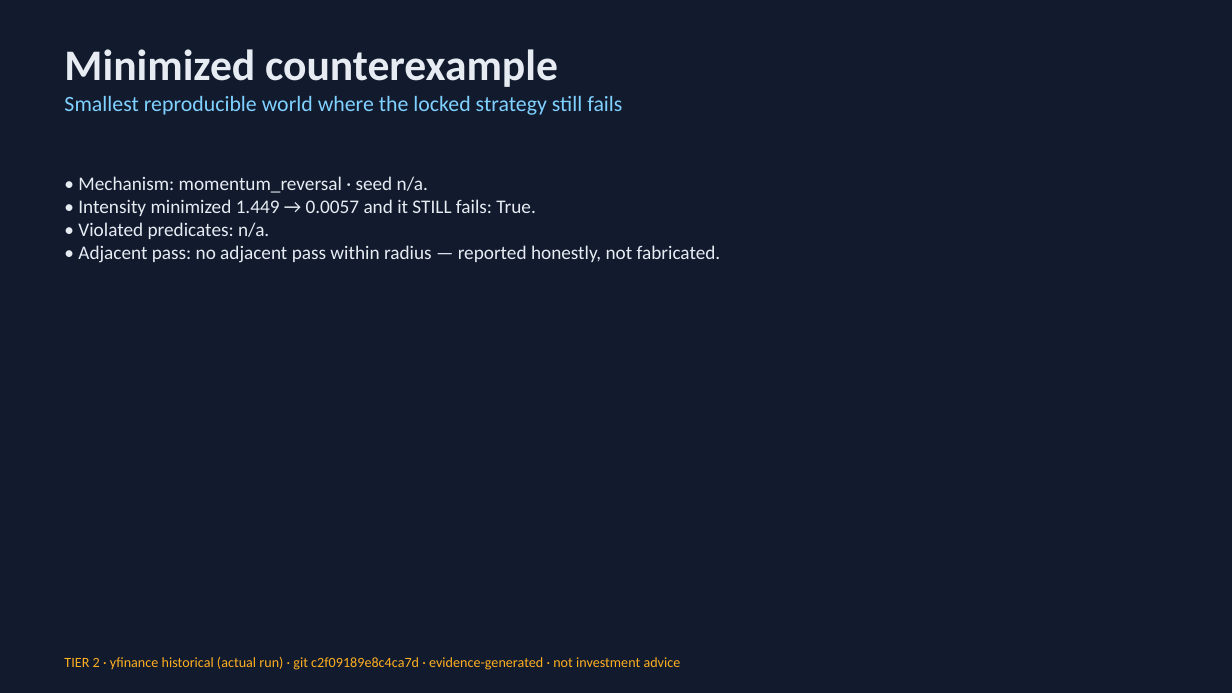
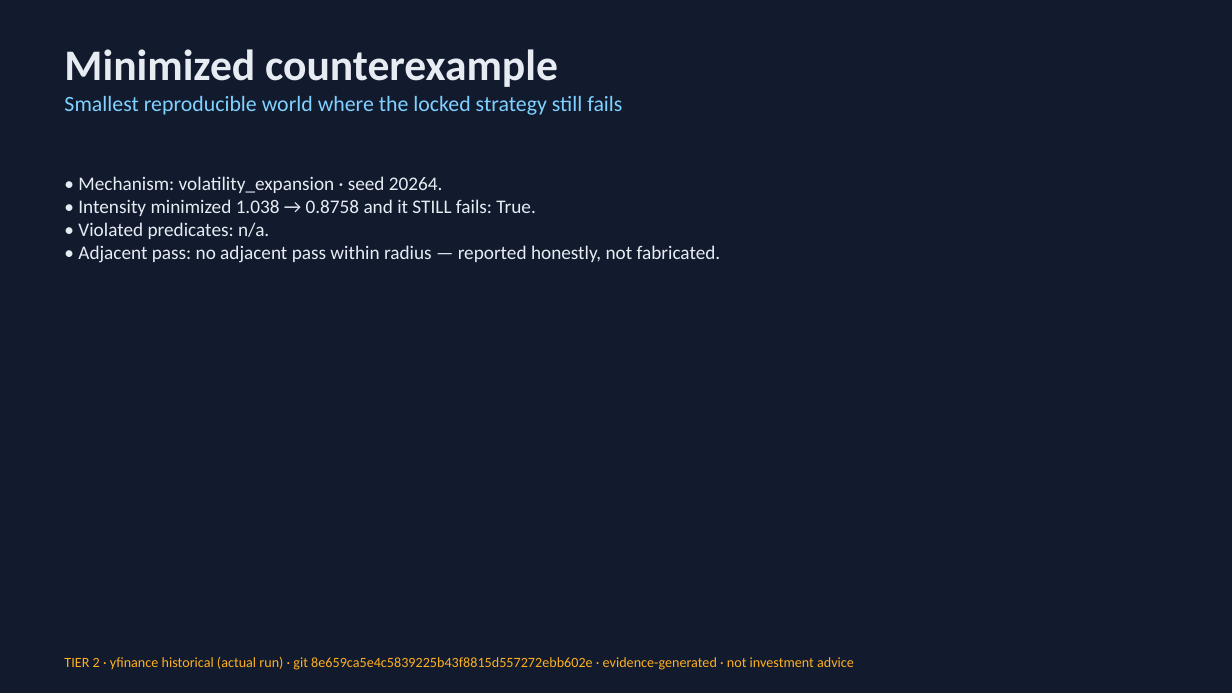
Before and after one commit to Scott-Switzer/market-fuzzer, a slide deck: slide 6 of app/static/pitch-deck/fenrix_deck.pptx. Drawn at 1232x693 pixels with LibreOffice and Linux fonts; fonts in the diff are those of the drawing. Boxes give left, top, right and bottom in pixels: in the first picture for what was removed or moved away, otherwise in the second. Text is boxed around its words. In the diff, an @@ line names an element or a change of style, - is before the commit and + after.

```diff
--- a/app/static/pitch-deck/fenrix_deck.pptx
+++ b/app/static/pitch-deck/fenrix_deck.pptx
@@ text at bbox=[78, 176, 535, 216]: text changed @@
-• Mechanism: momentum_reversal · seed n/a.
-• Intensity minimized 1.449 → 0.0057 and it STILL fails: True.
+• Mechanism: volatility_expansion · seed 20264.
+• Intensity minimized 1.038 → 0.8758 and it STILL fails: True.
@@ text at bbox=[64, 657, 854, 670]: text changed @@
-TIER 2 · yfinance historical (actual run) · git c2f09189e8c4ca7d · evidence-generated · not investment advice
+TIER 2 · yfinance historical (actual run) · git 8e659ca5e4c5839225b43f8815d557272ebb602e · evidence-generated · not investment advice
```
Also in this commit, not shown: 3 other slides changed, 7 other files.
